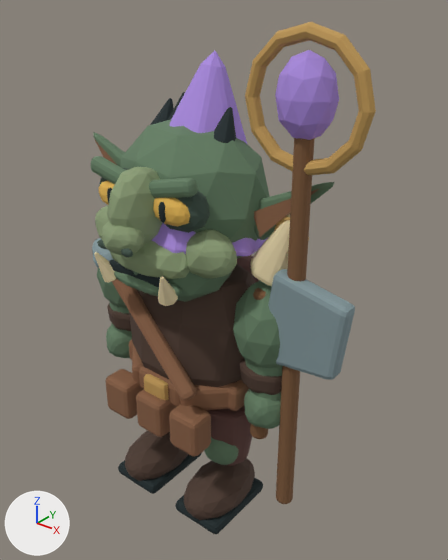
An edit to the glTF model assets/models/fort/hexer.glb, drawn before and after from the same camera.
Before and after are seen from a 50 mm camera at (1.8, -2.02, 2.55) aimed at (0.14, 0.06, 1.27). The axes (+X, +Y, +Z) are drawn at lower left. The lights are the same throughout. The older version comes first. Where no turn or scale is listed for an object, it has been applied to the vertices. Vertices at exactly the same position are counted once.

The scene before the commit, as lines of its bpy script (objects in view):
```python
me_cone_1914 = bpy.data.meshes.new('Cone.1914')
me_cone_1914.from_pydata(...)  # 386 vertices, 756 faces; spans x -0.151..0.151, y -0.314..0.154, z -0.455..0.18
me_cone_1914.materials.append(mat_fort_swarm_vertexpalette_011)
me_icosphere_1713 = bpy.data.meshes.new('Icosphere.1713')
me_icosphere_1713.from_pydata(...)  # 2413 vertices, 4702 faces; spans x -0.692..0.692, y -0.509..0.3, z -0.45..0.471
me_icosphere_1713.materials.append(mat_fort_swarm_vertexpalette_011)
me_icosphere_1729 = bpy.data.meshes.new('Icosphere.1729')
me_icosphere_1729.from_pydata(...)  # 489 vertices, 960 faces; spans x -0.185..0.185, y -0.189..0.189, z -0.523..0.23
me_icosphere_1729.materials.append(mat_fort_swarm_vertexpalette_011)
me_icosphere_1734 = bpy.data.meshes.new('Icosphere.1734')
me_icosphere_1734.from_pydata(...)  # 398 vertices, 780 faces; spans x -0.162..0.162, y -0.18..0.18, z -0.523..0.23
me_icosphere_1734.materials.append(mat_fort_swarm_vertexpalette_011)
ob_cranium_012 = bpy.data.objects.new('Cranium.012', me_icosphere_1713)
ob_cranium_012.location = (0.0, 0.0, 1.671)
ob_deltoid_030 = bpy.data.objects.new('Deltoid.030', me_icosphere_1729)
ob_deltoid_030.location = (-0.45, 0.0, 1.161)
ob_deltoid_031 = bpy.data.objects.new('Deltoid.031', me_icosphere_1734)
ob_deltoid_031.location = (0.45, 0.0, 1.161)
ob_trouserleg_030 = bpy.data.objects.new('TrouserLeg.030', me_cone_1914)
ob_trouserleg_030.location = (-0.22, 0.0, 0.47)
# also in view: 'TailoredTorso.015' at (0.14, 0.05, 1.34); 'TrouserLeg.031' at (0.22, -0.08, 0.33); 'WeaponHandle.010' at (0.63, -0.06, 1.03)
```
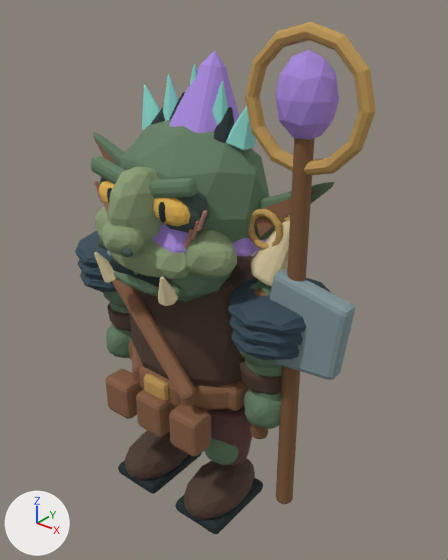
Where the change shows, as pixel boxes (x1, y1, x2, y2) in the pictures (448 x 560 px):
```json
{"object": "Cranium.012", "change": "reshaped", "before": [91, 92, 335, 306], "after": [91, 64, 335, 306], "on screen": "13% taller"}
{"object": "Deltoid.075", "change": "added", "after": [228, 278, 330, 429]}
{"object": "Deltoid.031", "change": "deleted", "before": [233, 280, 282, 429], "on screen": "green"}
{"object": "Deltoid.030", "change": "reshaped", "before": [92, 238, 132, 358], "after": [75, 231, 132, 358]}
{"part": 1, "of": "me_icosphere_1729", "change": "added", "after": [75, 231, 114, 268], "on screen": "blue"}
{"part": 2, "of": "me_icosphere_1729", "change": "added", "after": [78, 259, 104, 280]}
{"part": 3, "of": "me_icosphere_1729", "change": "added", "after": [80, 271, 117, 292]}
{"part": 4, "of": "me_icosphere_1713", "change": "added", "after": [248, 209, 283, 250], "on screen": "brown"}
{"part": 5, "of": "me_icosphere_1713", "change": "added", "after": [142, 64, 255, 150], "on screen": "cyan"}
{"part": 6, "of": "me_icosphere_1713", "change": "added", "after": [94, 180, 108, 212]}
{"part": 7, "of": "me_icosphere_1713", "change": "added", "after": [184, 210, 207, 248]}
```

The change, as JSON lines over the scene's bpy script:
```json
{"block": "me_icosphere_1729", "where": "# used by ob_deltoid_030; location = (-0.45, 0.0, 1.161)"}
{"op": "remove", "block": "me_icosphere_1729", "code": "me_icosphere_1729.from_pydata(...)  # 489 vertices, 960 faces; spans x -0.185..0.185, y -0.189..0.189, z -0.523..0.23"}
{"op": "add", "block": "me_icosphere_1729", "code": "me_icosphere_1729.from_pydata(...)  # 1061 vertices, 2080 faces; spans x -0.268..0.185, y -0.249..0.249, z -0.523..0.23"}
{"block": "me_icosphere_1729", "change": "me_icosphere_1729 part 1: a new loose piece of 62 vertices spanning x -0.268..0.168, y -0.249..0.249, z 0.06..0.2, in mat_fort_swarm_vertexpalette_011"}
{"block": "me_icosphere_1729", "change": "me_icosphere_1729 part 2: a new loose piece of 62 vertices spanning x -0.254..0.154, y -0.249..0.249, z -0.005..0.135, in mat_fort_swarm_vertexpalette_011"}
{"block": "me_icosphere_1729", "change": "me_icosphere_1729 part 3: a new loose piece of 62 vertices spanning x -0.24..0.14, y -0.249..0.249, z -0.07..0.07, in mat_fort_swarm_vertexpalette_011"}
{"block": "me_icosphere_1729", "change": "other edits to the shape of me_icosphere_1729 do not show in these pictures"}
{"block": "me_icosphere_1713", "where": "# used by ob_cranium_012; location = (0.0, 0.0, 1.671)"}
{"op": "remove", "block": "me_icosphere_1713", "code": "me_icosphere_1713.from_pydata(...)  # 2413 vertices, 4702 faces; spans x -0.692..0.692, y -0.509..0.3, z -0.45..0.471"}
{"op": "add", "block": "me_icosphere_1713", "code": "me_icosphere_1713.from_pydata(...)  # 3300 vertices, 6432 faces; spans x -0.692..0.692, y -0.509..0.3, z -0.45..0.56"}
{"block": "me_icosphere_1713", "change": "me_icosphere_1713 part 4: a new loose piece, a torus around y (ring radius 0.075, tube radius 0.016) spanning x 0.339..0.521, y -0.056..-0.024, z -0.141..0.041, in mat_fort_swarm_vertexpalette_011"}
{"block": "me_icosphere_1713", "change": "me_icosphere_1713 part 5: 337 vertices added at x -0.304..0.304, y -0.038..0.095, z 0.253..0.56"}
{"block": "me_icosphere_1713", "change": "me_icosphere_1713 part 6: 135 vertices added at x -0.323..-0.207, y -0.295..-0.275, z -0.106..0.076"}
{"block": "me_icosphere_1713", "change": "me_icosphere_1713 part 7: 135 vertices added at x 0.207..0.323, y -0.295..-0.275, z -0.106..0.076"}
{"block": "me_icosphere_1713", "change": "other edits to the shape of me_icosphere_1713 do not show in these pictures"}
{"op": "add", "block": "me_icosphere_5353", "code": ["me_icosphere_5353 = bpy.data.meshes.new('Icosphere.5353')", "me_icosphere_5353.from_pydata(...)  # 970 vertices, 1900 faces; spans x -0.168..0.268, y -0.249..0.249, z -0.523..0.23", "me_icosphere_5353.materials.append(mat_fort_swarm_vertexpalette_011)"]}
{"op": "remove", "block": "ob_deltoid_031", "code": ["ob_deltoid_031 = bpy.data.objects.new('Deltoid.031', me_icosphere_1734)", "ob_deltoid_031.location = (0.45, 0.0, 1.161)"]}
{"op": "add", "block": "ob_deltoid_075", "code": ["ob_deltoid_075 = bpy.data.objects.new('Deltoid.075', me_icosphere_5353)", "ob_deltoid_075.location = (0.45, 0.0, 1.161)"]}
```
